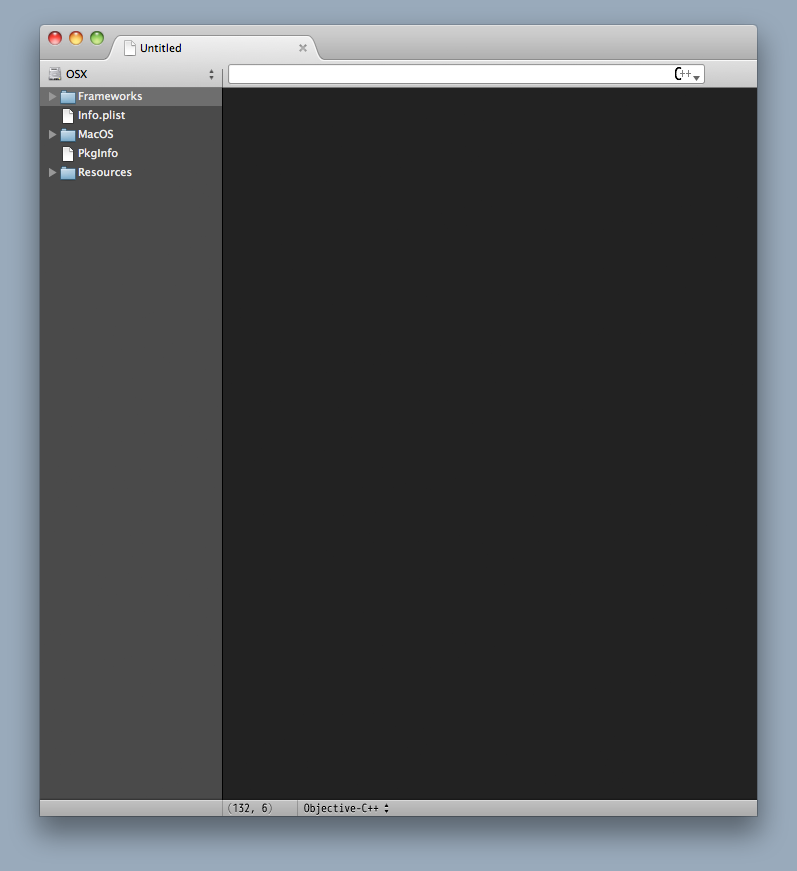
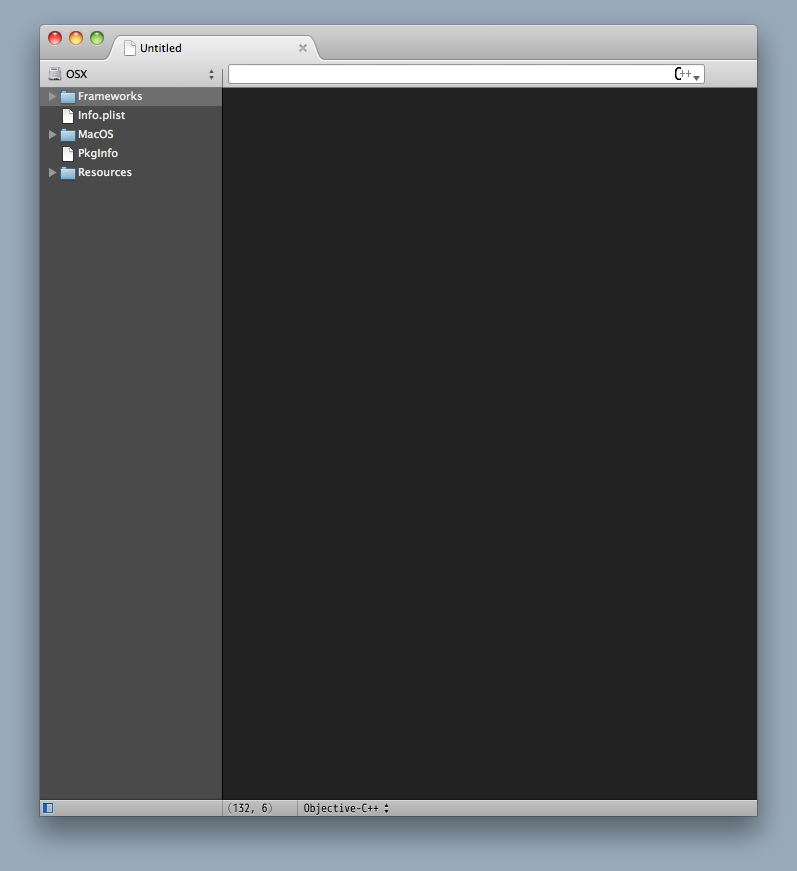
Revision of a layered 797×871 image; what changed, layer by layer:
added group "toggle sidebar button" with 14 layers above "unsorted" over (x1=43, y1=803, x2=53, y2=814)
added group "sidebar-open" with 3 layers in group "toggle sidebar button" over (x1=43, y1=803, x2=53, y2=814)
added layer "Layer 12" (2nd of 2, in "toggle sidebar button" › "sidebar-open") (25%) in group "sidebar-open" over (x1=43, y1=804, x2=53, y2=814)
added layer "Layer 9" (2nd of 2, in "toggle sidebar button" › "sidebar-open") (90%) in group "sidebar-open" over (x1=43, y1=803, x2=53, y2=813)
added group "unsorted" with 8 layers above "win" over (x1=42, y1=802, x2=54, y2=814)
moved "Layer 2 copy" into group "unsorted" over (x1=42, y1=802, x2=54, y2=814)
